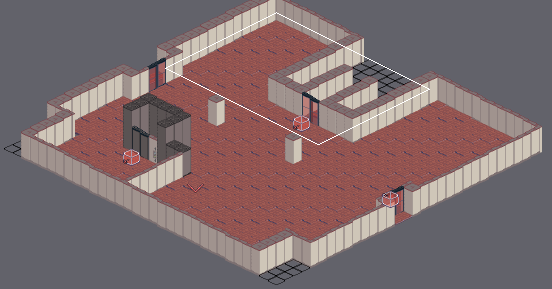
Tiled map (JSON) -- src/map/floor2-south.json. Above: a wide view before the commit, with the close-up outlined.
Close-up. Before:
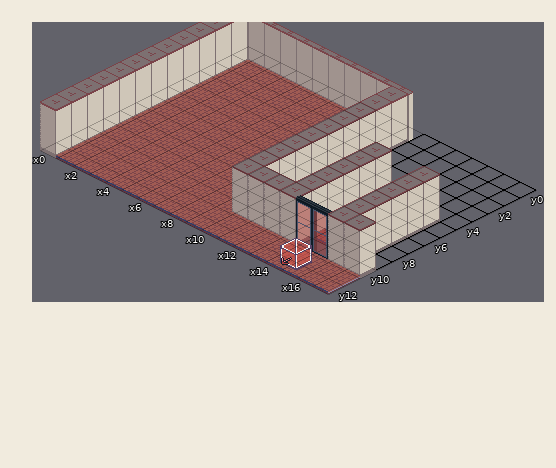
Cells are 32x16 px. Isometric: x runs down to the right, y down to the left. Shown: x 0..17, y 0..12. The commit also changed other parts of the map, which this record leaves out.
New version:
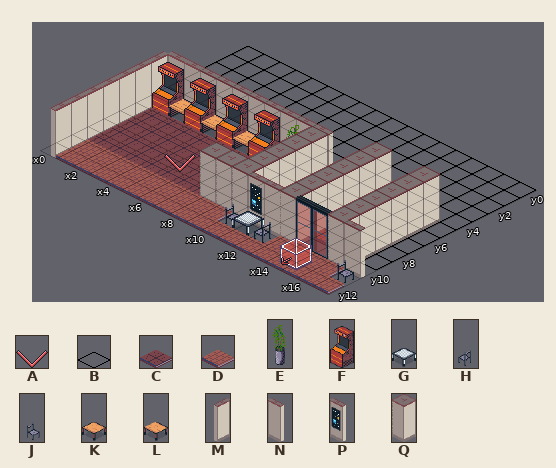
Key: from "control": A 1; from "floors": B 0, C 10, D 11; from "props": E 7, F 11, G 14, H 16, J 17, K 24, L 25; from "walls": M 0, N 1, P 12, Q 15.
_ is an empty cell.
Objects are placed by the point they stand on, in cells (3,4 is the top-left corner of cell 3,4); size is 1x1 cell unless given.
Difference:
Layer "Tiles":
Tile B replaces tile D in rows 1 to 2 at x 1 to 9; in rows 3 to 4 at x 1 to 5 and 7 to 9.
Tile B replaces tile N in row 0 at x 0 to 10.
Tile B replaces tile Q in rows 1 to 4 at x 0 and 10; in row 5 at x 0.
Tile C replaces tile D in rows 7 to 8 at x 1 to 9; in rows 9 to 10 at x 1 to 7.
Tile E replaces tile D in row 6 at x 9.
Tile F replaces tile D in row 6 at x 1, 3, 5 and 7.
Tile G replaces tile D in row 11 at x 11.
Tile H replaces tile D in row 11 at x 12.
Tile J replaces tile D in row 11 at x 10 and 17.
Tile K replaces tile D in row 6 at x 8.
Tile L replaces tile D in row 6 at x 2, 4 and 6.
Tile M replaces tile Q in rows 6 to 12 at x 0.
Tile N replaces tile D in row 5 at x 1 to 9.
Tile N replaces tile Q in row 5 at x 10; in row 10 at x 12 and 17.
Tile P replaces tile Q in row 10 at x 11.
Tile Q replaces tile D in row 10 at x 8 to 9.
Layer "Objects":
Object A "MarkerPlayer" at 5.8,10 size 1x2 comes in from outside this view.
Changed places in both close-ups, as pixel boxes (x1, y1, x2, y2):
changed: (40, 22, 424, 286)
